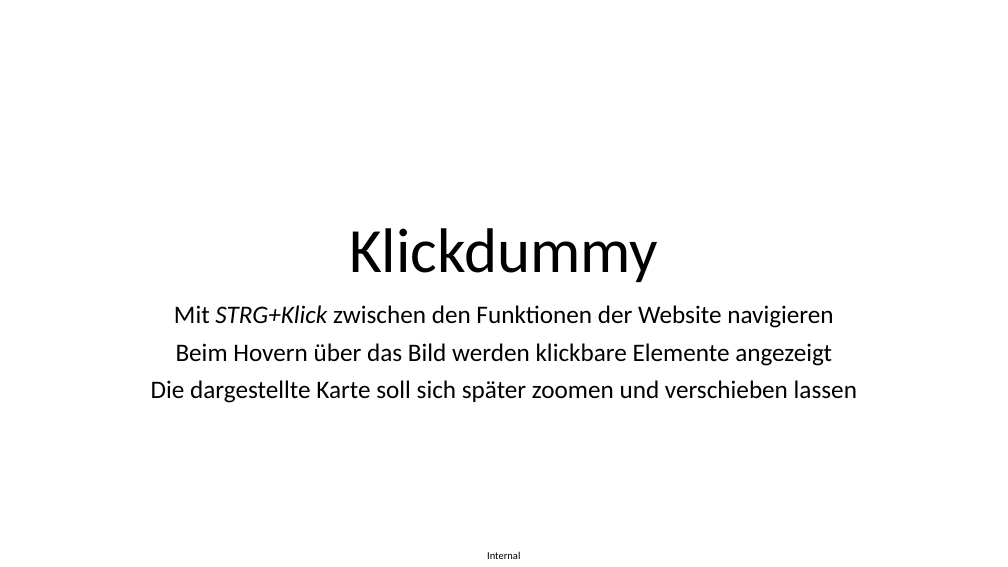
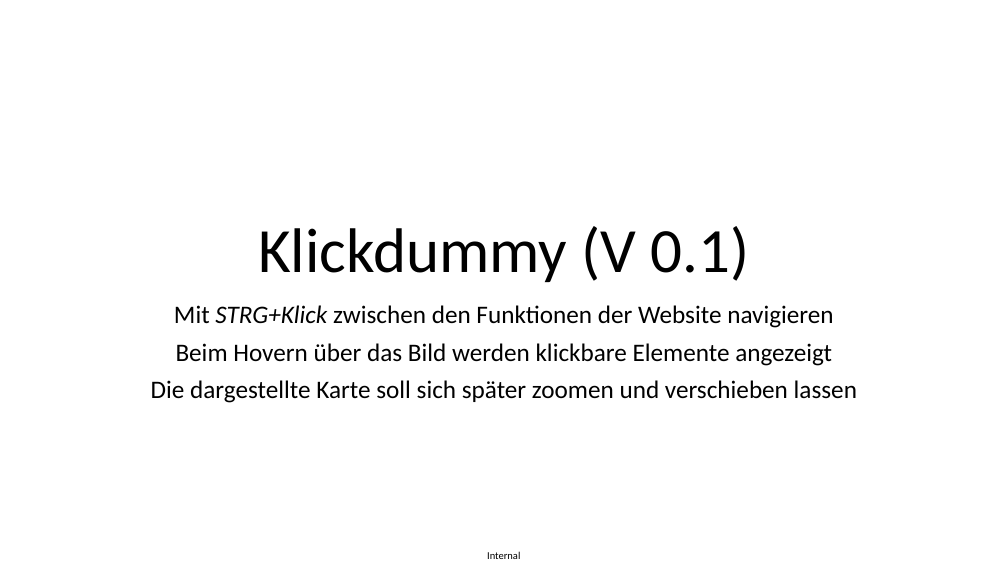
Before and after one commit to wago-enterprise-education/ausbildungszentrum, a slide deck: slide 10 of Website_TdA_2024.pptx. Drawn at 1008x567 pixels with LibreOffice and Linux fonts; fonts in the diff are those of the drawing. Boxes give left, top, right and bottom in pixels: in the first picture for what was removed or moved away, otherwise in the second. Text is boxed around its words. In the diff, an @@ line names an element or a change of style, - is before the commit and + after.

```diff
--- a/Website_TdA_2024.pptx
+++ b/Website_TdA_2024.pptx
@@ title at (258, 226, 750, 282): text changed @@
-Klickdummy
+Klickdummy (V 0.1)
```
Also in this commit, not shown: 3 other slides changed, 1 slide added, 1 slide removed, 2 other files.
